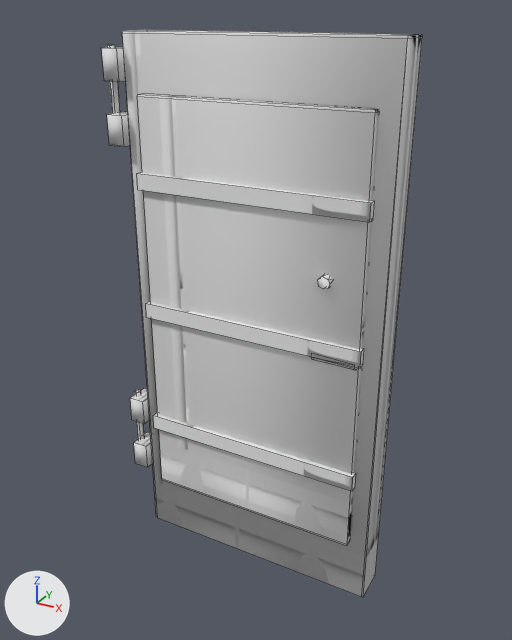
A saved change to the FBX model Assets/Subsistence/ModelsHP/DD_door_armored/DD_door_armored_lod2.fbx.
One viewpoint serves both versions: a 50 mm lens placed at (1.15, -2.13, 2.12), pointed at (-0.01, -0.02, 1.06). The axes (+X, +Y, +Z) are drawn at lower left. The lights are the same throughout. The picture after the commit comes second. Mesh edges are drawn as thin lines.

The first picture shows 'DD_door_armored_LOD2'.
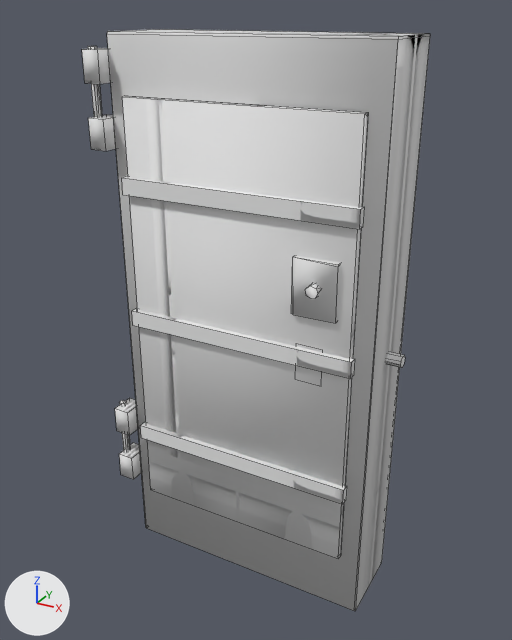
Where the change shows, as pixel boxes [x1, y1, x2, y2] in the pictures (512 x 640 px; the box of a moved part takes in the faces that stretch with it):
'DD_door_armored_LOD2', reshaped (9% wider)
    before: [102, 30, 422, 597]
    after: [82, 29, 430, 611]
part 1 of me_dd_door_armored_002, moved or reshaped
    before: [122, 30, 422, 597]
    after: [107, 29, 430, 611]
part 2 of me_dd_door_armored_002, moved or reshaped
    before: [153, 412, 356, 491]
    after: [140, 422, 347, 504]
part 3 of me_dd_door_armored_002, moved or reshaped
    before: [146, 301, 364, 368]
    after: [132, 308, 355, 379]
part 4 of me_dd_door_armored_002, moved or reshaped
    before: [137, 172, 374, 222]
    after: [122, 176, 364, 229]
part 5 of me_dd_door_armored_002, moved or reshaped
    before: [134, 432, 153, 467]
    after: [119, 443, 142, 479]
part 6 of me_dd_door_armored_002, moved or reshaped
    before: [130, 388, 150, 424]
    after: [115, 398, 138, 435]
part 7 of me_dd_door_armored_002, moved or reshaped
    before: [107, 111, 130, 146]
    after: [88, 114, 116, 151]
part 8 of me_dd_door_armored_002, moved or reshaped
    before: [102, 47, 126, 82]
    after: [82, 48, 111, 84]
part 9 of me_dd_door_armored_002, moved or reshaped
    before: [318, 274, 333, 289]
    after: [305, 284, 320, 299]
part 10 of me_dd_door_armored_002, rebuilt
    before: [137, 93, 379, 545]
    after: [122, 96, 369, 559]
part 11 of me_dd_door_armored_002, added
    after: [386, 352, 405, 368]
part 12 of me_dd_door_armored_002, deleted
    before: [311, 357, 356, 370]
part 13 of me_dd_door_armored_002, deleted
    before: [107, 45, 120, 113]
part 14 of me_dd_door_armored_002, deleted
    before: [134, 390, 144, 439]
part 15 of me_dd_door_armored_002, added
    after: [88, 46, 341, 450]

What changed in the scene script:
```text
Change me_dd_door_armored_002:
    used by ob_dd_door_armored_lod2; location = (0.0, 0.0, 0.0)
    remove me_dd_door_armored_002.from_pydata(...)  # 169 vertices, 142 faces; spans x -0.57..0.5, y -0.12..0.07, z 0.0..2.05
    add me_dd_door_armored_002.from_pydata(...)  # 169 vertices, 152 faces; spans x -0.57..0.55, y -0.22..0.15, z 0.0..2.05
    me_dd_door_armored_002 part 1: the loose piece of 16 vertices spanning x -0.5..0.5, y -0.07..0.07, z 0.0..2.05 is scaled about its middle by (1, 2.18, 1)
    me_dd_door_armored_002 part 2: the loose piece of 8 vertices spanning x -0.44..0.44, y -0.12..-0.09, z 0.52..0.58 is moved by (0.0, -0.09, 0.0)
    me_dd_door_armored_002 part 3: the loose piece of 8 vertices spanning x -0.44..0.44, y -0.12..-0.09, z 1.02..1.08 is moved by (0.0, -0.09, 0.0)
    me_dd_door_armored_002 part 4: the loose piece of 8 vertices spanning x -0.44..0.44, y -0.12..-0.09, z 1.52..1.58 is moved by (0.0, -0.09, 0.0)
    me_dd_door_armored_002 part 5: the loose piece of 8 vertices spanning x -0.56..-0.5, y -0.1..-0.01, z 0.3..0.4 is moved by (0.0, -0.1, 0.0)
    me_dd_door_armored_002 part 6: the loose piece of 8 vertices spanning x -0.56..-0.5, y -0.1..-0.01, z 0.52..0.62 is moved by (0.0, -0.1, 0.0)
    me_dd_door_armored_002 part 7: the loose piece of 8 vertices spanning x -0.56..-0.5, y -0.1..-0.01, z 1.67..1.77 is moved by (0.0, -0.1, 0.0)
    me_dd_door_armored_002 part 8: the loose piece of 8 vertices spanning x -0.56..-0.5, y -0.1..-0.01, z 1.89..1.99 is moved by (0.0, -0.1, 0.0)
    me_dd_door_armored_002 part 9: the loose piece of 14 vertices spanning x 0.28..0.32, y -0.12..-0.08, z 1.28..1.32 is moved by (0.0, -0.09, 0.0)
    me_dd_door_armored_002 part 10: the loose piece of 16 vertices spanning x -0.43..0.43, y -0.1..-0.06, z 0.25..1.85 is rebuilt with 16 vertices and now spans x -0.43..0.43, y -0.18..-0.15, z 0.25..1.85
    me_dd_door_armored_002 part 11: a new loose piece of 15 vertices spanning x 0.13..0.55, y -0.02..0.02, z 1.0..1.04, in mat_dd_door_armored_hp_baked
    me_dd_door_armored_002 part 12: the loose piece of 17 vertices spanning x 0.26..0.42, y -0.11..-0.07, z 1.0..1.04 is deleted
    me_dd_door_armored_002 part 13: the loose piece of 11 vertices spanning x -0.57..-0.54, y -0.07..-0.04, z 1.66..2.0 is deleted
    me_dd_door_armored_002 part 14: the loose piece of 11 vertices spanning x -0.57..-0.54, y -0.07..-0.04, z 0.29..0.63 is deleted
    me_dd_door_armored_002 part 15
    37 vertices are added at x -0.57..0.38, y -0.2..-0.14, z 0.29..2.0
    7 new vertices lie (0.0, 0.01, 0.34) away from vertices in x -0.57..-0.55, y -0.17..-0.15, z 0.29..1.66
    47 new faces join them
    other edits to the shape of me_dd_door_armored_002 do not show in these pictures
```
